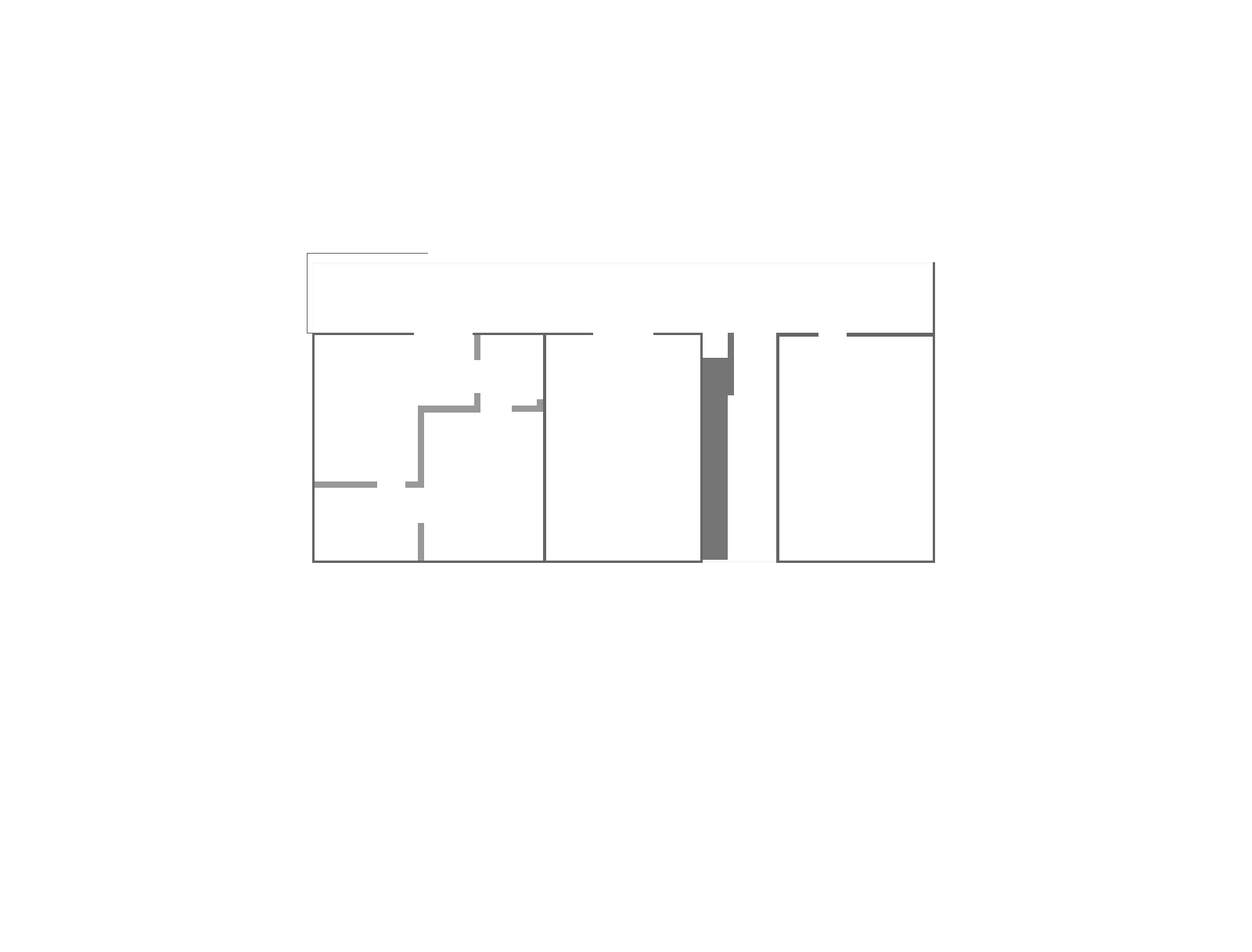
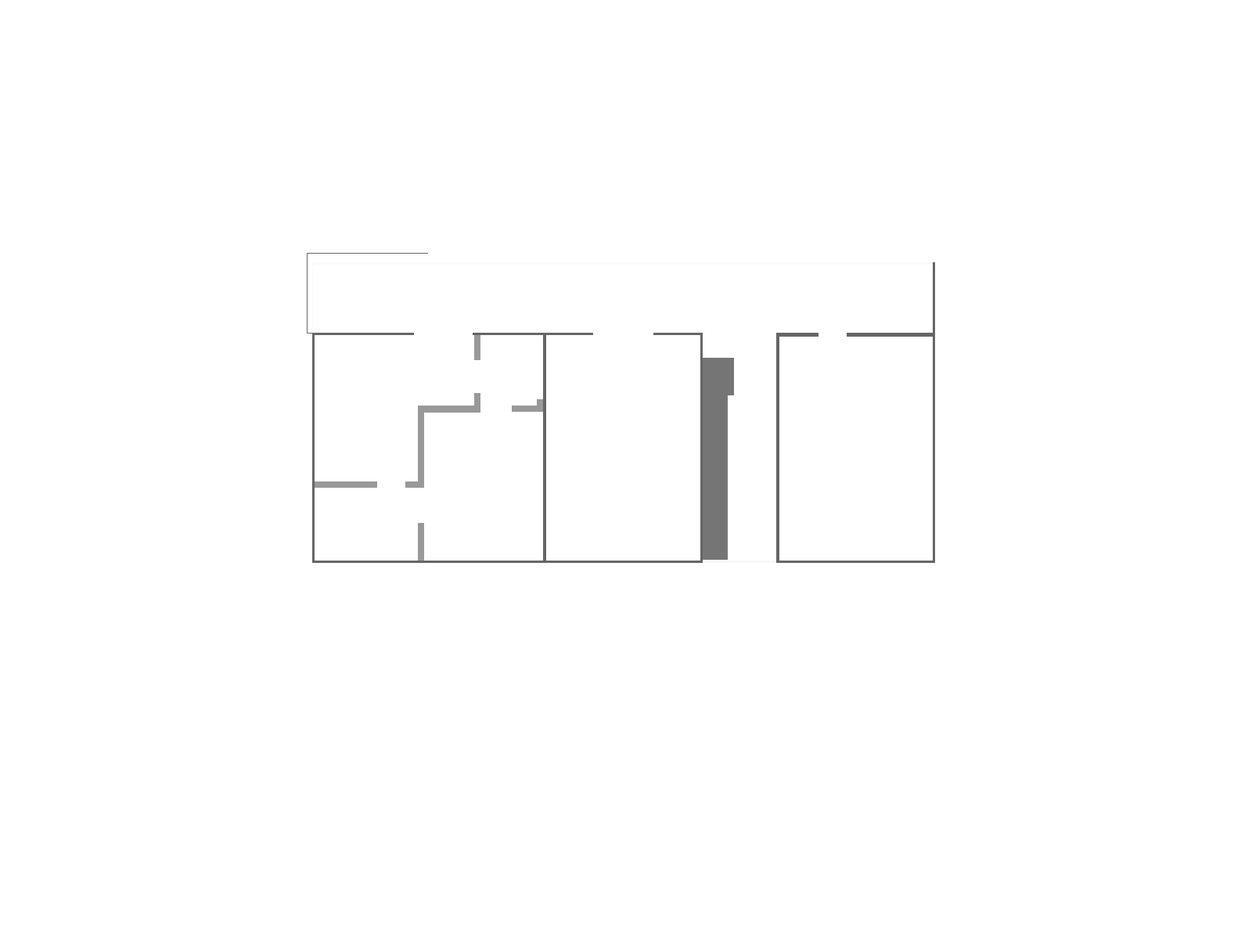
The second 1252 × 952 image is a revision of the first. Changes to its layers:
painted on "boxes" over [727, 332, 735, 358]
